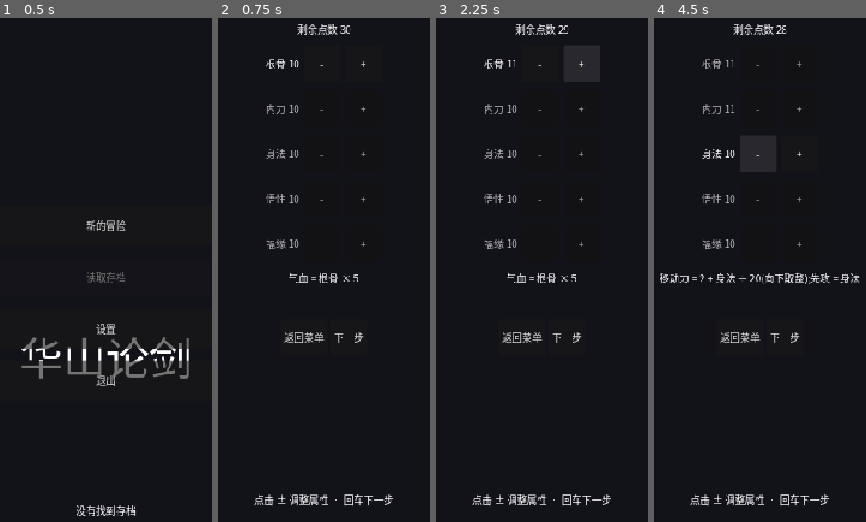
Above: before the commit, frames 1-4 (left to right).
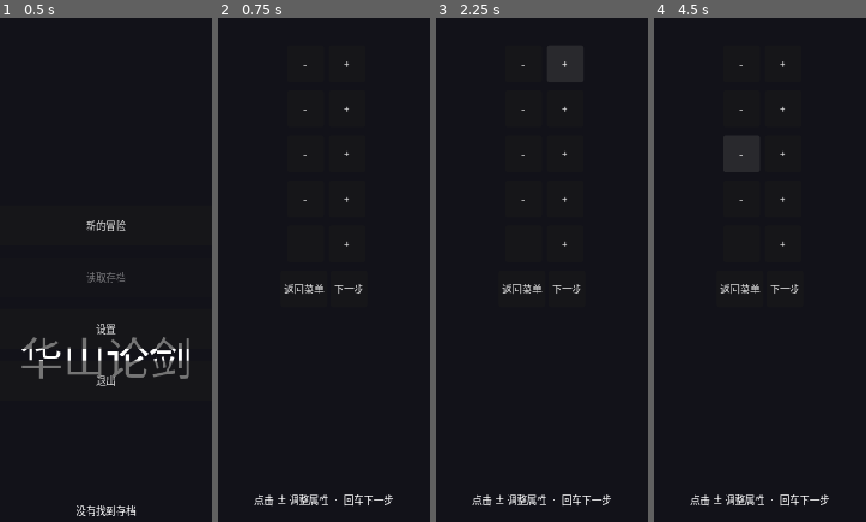
Above: after the commit, the same moments.

Repository: linxuhao/jinyong-heroes
Game: Godot game, scene res://scenes/menu.tscn
Two runs of this game, one before a commit and one after it. Both use one fixed random seed, a clock stepped at 60 frames per second and the inputs below. Sound files missing from this copy of the repository are replaced by a short silence.
Inputs:
- Up to frame 1 (0.5 s): no input
- Up to frame 2 (0.75 s): click "新的冒险" at 0.5 s
- Up to frame 3 (2.25 s): click "-" at 1.25 s; click "+" at 2 s
- Up to frame 4 (4.5 s): click "-" at 2.75 s; click "+" at 3.5 s; click "-" at 4.25 s

Frame 1 is identical in both runs. In frame 2, 2.0% of the frame differs, in the area x 22-70%, y 1-65%; in frame 3, 2.0%; in frame 4, 2.5%, in the area x 2-98%, y 1-65%.
Error after the commit: Parse Error: Identifier "gap_confirm" not declared in the current scope. (res://scripts/segments/creation.gd:223)

Commit message:
dpe_game/t_impl: creation_info_labels [jinyong-creation] (2 file(s))

Diff:
--- a/scenes/segments/creation.tscn
+++ b/scenes/segments/creation.tscn
@@ -150,6 +150,14 @@
 autowrap_mode = 3
 mouse_filter = 2
 
+[node name="HpValueLabel" type="Label" parent="MouseBox/AttrBox"]
+horizontal_alignment = 1
+mouse_filter = 2
+visible = false
+text = ""
+clip_text = false
+text_overrun_behavior = 0
+
 [node name="AttrNavRow" type="HBoxContainer" parent="MouseBox/AttrBox"]
 custom_minimum_size = Vector2(0, 44)
 size_flags_horizontal = 4
@@ -238,6 +246,14 @@
 theme_override_constants/separation = 12
 visible = false
 
+[node name="ConfirmSummaryLabel" type="Label" parent="MouseBox/ConfirmBox"]
+horizontal_alignment = 1
+mouse_filter = 2
+visible = false
+text = ""
+clip_text = false
+text_overrun_behavior = 0
+
 [node name="ConfirmButton" type="Button" parent="MouseBox/ConfirmBox"]
 size_flags_horizontal = 4
 custom_minimum_size = Vector2(240, 44)
--- a/scripts/segments/creation.gd
+++ b/scripts/segments/creation.gd
@@ -54,6 +54,19 @@
 ## runtime proof the cursor-list surface is gone (a missing node alone would not
 ## prove that).
 var cursor_markers_visible: bool = false
+
+## Surface: current HP of the build under construction, derived exactly as
+## design/40_progression.md §7 defines it for player-created characters
+## (气血 = 根骨 × 5). Display-only — no rule or stored value changes (UX-07).
+var hp_value: int = 50
+
+## Surface: the HpValueLabel text ("当前气血 N"); kept equal to the label so
+## asserts can pin the exact rendered format (UX-07).
+var hp_text: String = ""
+
+## Surface: the ConfirmSummaryLabel text — one "名 值" line per attribute, the
+## final-value checklist the confirm page was missing (UX-08).
+var confirm_summary_text: String = ""
 
 ## Round-2 geometry observables (surface, append-only): per-frame, decidable
 ## creation-screen layout facts consumed by the playtest gate under
@@ -206,7 +219,7 @@
 				if gap_toggle0 != null:
 					cluster = gap_toggle0.get_global_rect()
 			"CONFIRM":
-				var gap_confirm: Button = get_node_or_null("MouseBox/ConfirmBox/ConfirmButton") as Button
+				var gap_summary: Control = get_node_or_null("MouseBox/ConfirmBox/ConfirmSummaryLabel") as Control
 				if gap_confirm != null:
 					cluster = gap_confirm.get_global_rect()
 		# Zero-size cluster = missing node: keep the previous value (do not
